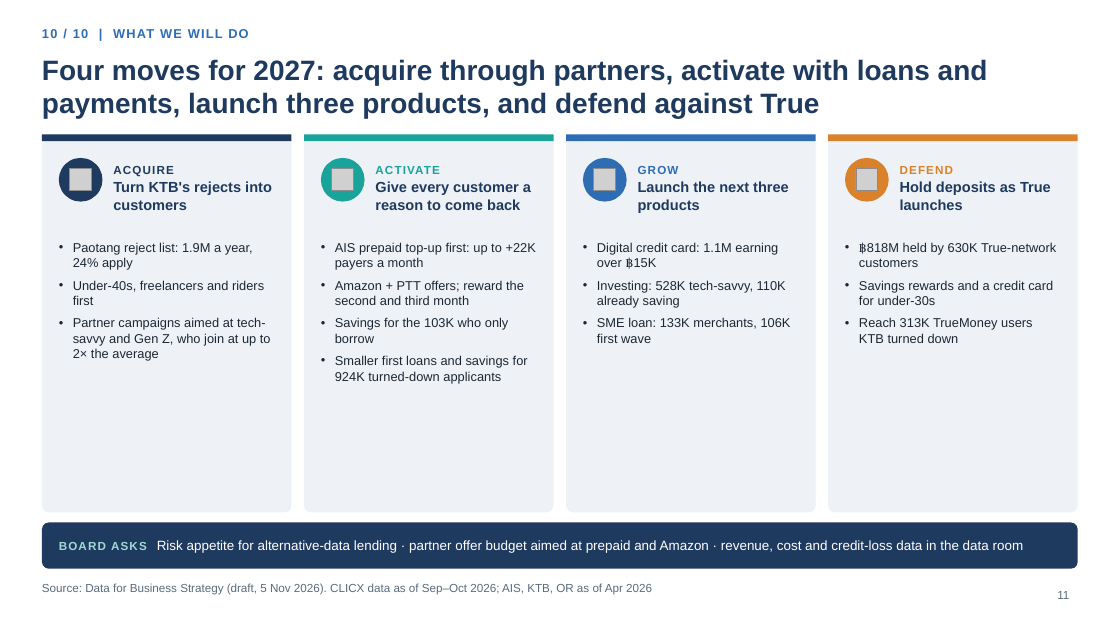
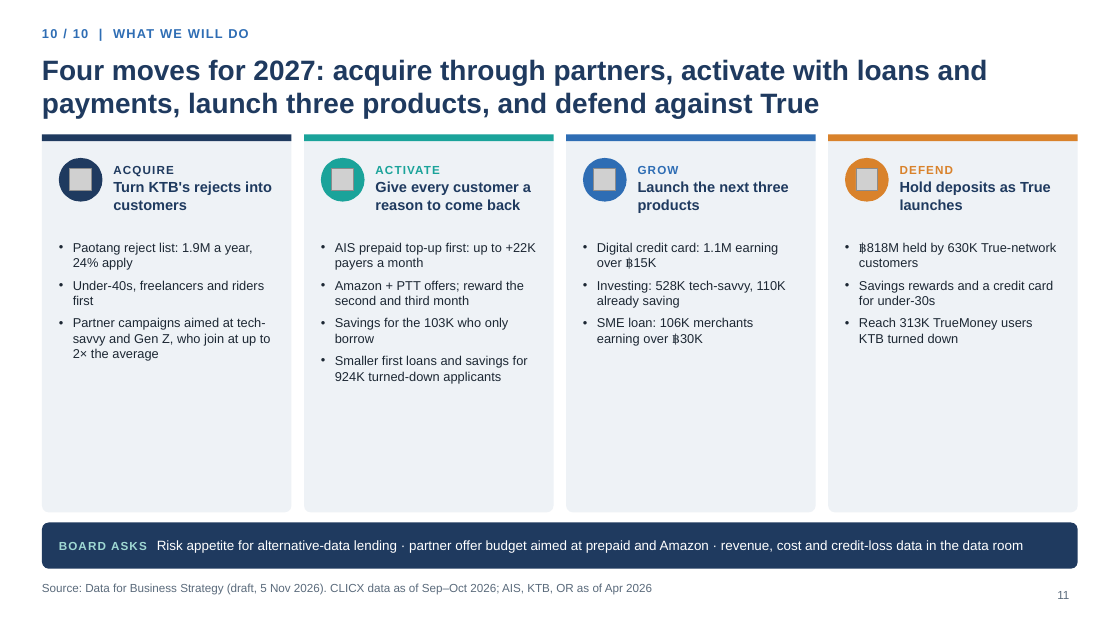
Before and after one commit to hweisim/claude_code, a slide deck: slide 11 of clicx_insights/CLICX_Storyline_v2.pptx. Drawn at 1120x630 pixels with LibreOffice and Linux fonts; fonts in the diff are those of the drawing; grey boxes stand for pictures; background and template pictures are left out. Boxes give left, top, right and bottom in pixels: in the first picture for what was removed or moved away, otherwise in the second. Text is boxed around its words. In the diff, an @@ line names an element or a change of style, - is before the commit and + after.

```diff
--- a/clicx_insights/CLICX_Storyline_v2.pptx
+++ b/clicx_insights/CLICX_Storyline_v2.pptx
@@ text at [597,317,753,346]: text changed @@
-• SME loan: 133K merchants, 106K first wave
+• SME loan: 106K merchants earning over ฿30K
```
Also in this commit, not shown: 2 other slides changed, 2 other files.
